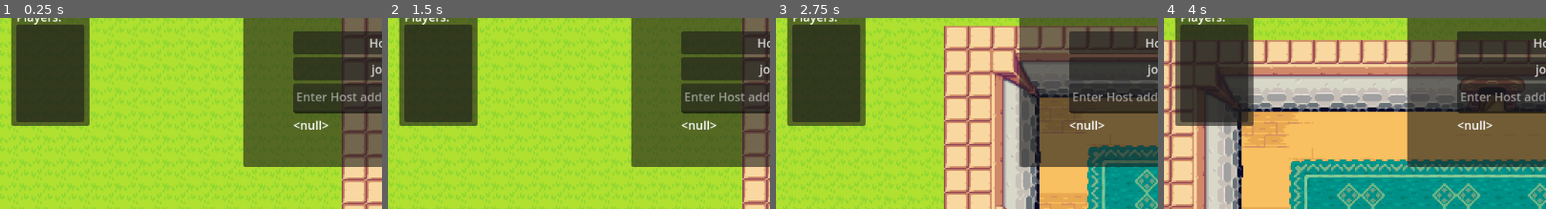
Above: before the commit, frames 1-4 (left to right).
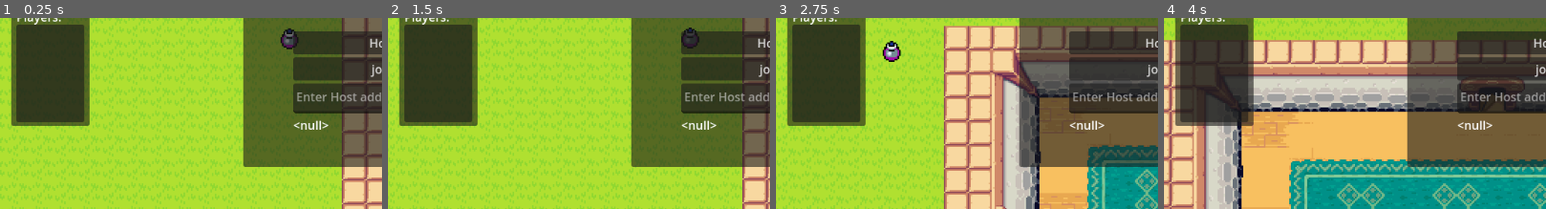
Above: after the commit, the same moments.

Repository: NavaneetKRV2004/zelda-like-Game
Game: Godot game, scene res://node_2d.tscn
The game is run twice, just before and just after one commit, with the same random seed, the same clock (stepped at 60 frames per second) and the same inputs.
Inputs (mouse positions are % of the whole screen's width and height, from its top left):
- Up to frame 1 (0.25 s): no input
- Up to frame 2 (1.5 s): click (50, 54) at 0.52 s; type "12" at 0.6 s; click "Main menu" at 1.25 s
- Up to frame 3 (2.75 s): move the mouse to (72, 45) at 2.02 s; hold D (right) from 2.03 s (still down); hold J (attack) from 2.03 s (still down); click (72, 45) at 2.17 s
- Up to frame 4 (4 s): release D (right) at 2.75 s; release J (attack) at 2.75 s; drag from (30, 55) to (45, 70) at 2.77 s; move the mouse to (60, 28) at 3.52 s; hold D (right) from 3.53 s (still down); hold J (attack) from 3.53 s (still down)
The pictures show only the part of the screen within x 0-50%, y 33-83%; the shares and areas given below are measured in that part.

The runs differ from the first frame. In frame 1, 0.4% of the frame differs, in the area x 73-78%, y 5-17%; in frame 2, 0.3%; in frame 3, 0.4%, in the area x 27-33%, y 12-23%; in frame 4, nothing differs.
Error in both runs: Invalid assignment of property or key 'text' with value of type 'Nil' on a base object of type 'Label'. (res://main.gd:24)

Commit message:
added textures

Diff:
--- /dev/null
+++ b/zelda mobile/bomb.tscn
@@ -0,0 +1,204 @@
+[gd_scene load_steps=28 format=3 uid="uid://dcr8rgb5u3ago"]
+
+[ext_resource type="Texture2D" uid="uid://b252qxr4qc8s3" path="res://textures/bomb.png" id="1_gr3ts"]
+
+[sub_resource type="AtlasTexture" id="AtlasTexture_fqbhc"]
+atlas = ExtResource("1_gr3ts")
+region = Rect2(144, 56, 48, 56)
+
+[sub_resource type="AtlasTexture" id="AtlasTexture_s1vyq"]
+atlas = ExtResource("1_gr3ts")
+region = Rect2(192, 56, 48, 56)
+
+[sub_resource type="AtlasTexture" id="AtlasTexture_7tps7"]
+atlas = ExtResource("1_gr3ts")
+region = Rect2(240, 56, 48, 56)
+
+[sub_resource type="AtlasTexture" id="AtlasTexture_db3mg"]
+atlas = ExtResource("1_gr3ts")
+region = Rect2(288, 56, 48, 56)
+
+[sub_resource type="AtlasTexture" id="AtlasTexture_pvd5g"]
+atlas = ExtResource("1_gr3ts")
+region = Rect2(336, 56, 48, 56)
+
+[sub_resource type="AtlasTexture" id="AtlasTexture_db0v7"]
+atlas = ExtResource("1_gr3ts")
+region = Rect2(384, 56, 48, 56)
+
+[sub_resource type="AtlasTexture" id="AtlasTexture_vtsmi"]
+atlas = ExtResource("1_gr3ts")
+region = Rect2(432, 56, 48, 56)
+
+[sub_resource type="AtlasTexture" id="AtlasTexture_xgbot"]
+atlas = ExtResource("1_gr3ts")
+region = Rect2(480, 56, 48, 56)
+
+[sub_resource type="AtlasTexture" id="AtlasTexture_bw7we"]
+atlas = ExtResource("1_gr3ts")
+region = Rect2(0, 0, 32, 45)
+
+[sub_resource type="AtlasTexture" id="AtlasTexture_b6tcv"]
+atlas = ExtResource("1_gr3ts")
+region = Rect2(32, 0, 32, 45)
+
+[sub_resource type="AtlasTexture" id="AtlasTexture_l7fjp"]
+atlas = ExtResource("1_gr3ts")
+region = Rect2(64, 0, 32, 45)
+
+[sub_resource type="AtlasTexture" id="AtlasTexture_ihq2n"]
+atlas = ExtResource("1_gr3ts")
+region = Rect2(96, 0, 32, 45)
+
+[sub_resource type="AtlasTexture" id="AtlasTexture_66ube"]
+atlas = ExtResource("1_gr3ts")
+region = Rect2(128, 0, 32, 45)
+
+[sub_resource type="AtlasTexture" id="AtlasTexture_f00y0"]
+atlas = ExtResource("1_gr3ts")
+region = Rect2(160, 0, 32, 45)
+
+[sub_resource type="AtlasTexture" id="AtlasTexture_cw6oh"]
+atlas = ExtResource("1_gr3ts")
+region = Rect2(192, 0, 32, 45)
+
+[sub_resource type="AtlasTexture" id="AtlasTexture_hnr84"]
+atlas = ExtResource("1_gr3ts")
+region = Rect2(224, 0, 32, 45)
+
+[sub_resource type="AtlasTexture" id="AtlasTexture_whh0r"]
+atlas = ExtResource("1_gr3ts")
+region = Rect2(256, 0, 32, 45)
+
+[sub_resource type="AtlasTexture" id="AtlasTexture_tyiln"]
+atlas = ExtResource("1_gr3ts")
+region = Rect2(288, 0, 32, 45)
+
+[sub_resource type="AtlasTexture" id="AtlasTexture_0hmvv"]
+atlas = ExtResource("1_gr3ts")
+region = Rect2(320, 0, 32, 45)
+
+[sub_resource type="AtlasTexture" id="AtlasTexture_udymq"]
+atlas = ExtResource("1_gr3ts")
+region = Rect2(352, 0, 32, 45)
+
+[sub_resource type="AtlasTexture" id="AtlasTexture_7hych"]
+atlas = ExtResource("1_gr3ts")
+region = Rect2(16, 80, 16, 16)
+
+[sub_resource type="AtlasTexture" id="AtlasTexture_suvrg"]
+atlas = ExtResource("1_gr3ts")
+region = Rect2(64, 80, 16, 16)
+
+[sub_resource type="AtlasTexture" id="AtlasTexture_6owdy"]
+atlas = ExtResource("1_gr3ts")
+region = Rect2(112, 80, 16, 16)
+
+[sub_resource type="SpriteFrames" id="SpriteFrames_hsgie"]
+animations = [{
+"frames": [{
+"duration": 1.0,
+"texture": SubResource("AtlasTexture_fqbhc")
+}, {
+"duration": 1.0,
+"texture": SubResource("AtlasTexture_s1vyq")
+}, {
+"duration": 1.0,
+"texture": SubResource("AtlasTexture_7tps7")
+}, {
+"duration": 1.0,
+"texture": SubResource("AtlasTexture_db3mg")
+}, {
+"duration": 1.0,
+"texture": SubResource("AtlasTexture_pvd5g")
+}, {
+"duration": 1.0,
+"texture": SubResource("AtlasTexture_db0v7")
+}, {
+"duration": 1.0,
+"texture": SubResource("AtlasTexture_vtsmi")
+}, {
+"duration": 1.0,
+"texture": SubResource("AtlasTexture_xgbot")
+}, {
+"duration": 1.0,
+"texture": SubResource("AtlasTexture_bw7we")
+}, {
+"duration": 1.0,
+"texture": SubResource("AtlasTexture_b6tcv")
+}, {
+"duration": 1.0,
+"texture": SubResource("AtlasTexture_l7fjp")
+}, {
+"duration": 1.0,
+"texture": SubResource("AtlasTexture_ihq2n")
+}, {
+"duration": 1.0,
+"texture": SubResource("AtlasTexture_66ube")
+}, {
+"duration": 1.0,
+"texture": SubResource("AtlasTexture_f00y0")
+}, {
+"duration": 1.0,
+"texture": SubResource("AtlasTexture_cw6oh")
+}, {
+"duration": 1.0,
+"texture": SubResource("AtlasTexture_hnr84")
+}, {
+"duration": 1.0,
+"texture": SubResource("AtlasTexture_whh0r")
+}, {
+"duration": 1.0,
+"texture": SubResource("AtlasTexture_tyiln")
+}, {
+"duration": 1.0,
+"texture": SubResource("AtlasTexture_0hmvv")
+}, {
+"duration": 1.0,
+"texture": SubResource("AtlasTexture_udymq")
+}],
+"loop": true,
+"name": &"explode",
+"speed": 16.0
+}, {
+"frames": [{
+"duration": 1.0,
+"texture": SubResource("AtlasTexture_7hych")
+}, {
+"duration": 1.0,
+"texture": SubResource("AtlasTexture_suvrg")
+}, {
+"duration": 1.0,
+"texture": SubResource("AtlasTexture_6owdy")
+}, {
+"duration": 1.0,
+"texture": SubResource("AtlasTexture_suvrg")
+}],
+"loop": true,
+"name": &"ticking",
+"speed": 5.0
+}]
+
+[sub_resource type="CircleShape2D" id="CircleShape2D_6vy0b"]
+radius = 5.0
+
+[sub_resource type="CircleShape2D" id="CircleShape2D_4bp0h"]
+radius = 34.0588
+
+[node name="bomb" type="RigidBody2D"]
+gravity_scale = 0.0
+
+[node name="AnimatedSprite2D" type="AnimatedSprite2D" parent="."]
+texture_filter = 1
+sprite_frames = SubResource("SpriteFrames_hsgie")
+animation = &"ticking"
+frame_progress = 0.687091
+
+[node name="CollisionShape2D" type="CollisionShape2D" parent="."]
+position = Vector2(0, 1)
+shape = SubResource("CircleShape2D_6vy0b")
+
+[node name="Area2D" type="Area2D" parent="."]
+
+[node name="CollisionShape2D" type="CollisionShape2D" parent="Area2D"]
+shape = SubResource("CircleShape2D_4bp0h")
--- a/zelda mobile/gui.gd
+++ b/zelda mobile/gui.gd
@@ -24,9 +24,11 @@
 		$settings/VBoxContainer/HSplitContainer/HSlider.value=2
 func _physics_process(delta):
 	if Input.is_action_pressed("zoom in"):
-		$settings/VBoxContainer/HSplitContainer/HSlider.value+=0.6*delta
+		$settings/VBoxContainer/HSplitContainer/HSlider.value+=1.2*delta
 	if Input.is_action_pressed("zoom out"):
-		$settings/VBoxContainer/HSplitContainer/HSlider.value-=0.6*delta
+		$settings/VBoxContainer/HSplitContainer/HSlider.value-=1.2*delta
+	if Input.is_action_just_pressed("fullscreen"):
+		DisplayServer.window_set_mode(0 if DisplayServer.window_get_mode()==3 else 3)
 
 
 
--- a/zelda mobile/link.gd
+++ b/zelda mobile/link.gd
@@ -4,7 +4,7 @@
 
 
 var isPlayer = true
-const SPEED =60.0
+const SPEED =100.0
 const chargeTime=1.0
 const zoomMin=0.5
 const zoomMax=4
@@ -82,7 +82,7 @@
 
 	if not is_multiplayer_authority():
 		return
-	$CanvasLayer/debug.text="Health: "+str(health)+"\nPosition: "+str(position)
+	updateDebug()
 	velocity=Vector2.ZERO
 
 	rolling=Input.is_action_pressed("roll")
@@ -176,3 +176,6 @@
 	if isPlayer:
 		$Camera2D.zoom.x=clamp(zoom,zoomMin,zoomMax)
 		$Camera2D.zoom.y=clamp(zoom,zoomMin,zoomMax)
+
+func updateDebug():
+	$CanvasLayer/debug.text="Health: "+str(health)+"\nPosition: (x:"+str(round(position.x))+" y:"+str(round(position.y))+")"
--- a/zelda mobile/link.tscn
+++ b/zelda mobile/link.tscn
@@ -740,7 +740,7 @@
 }],
 "loop": true,
 "name": &"sword_spin",
-"speed": 16.0
+"speed": 20.0
 }, {
 "frames": [{
 "duration": 1.0,
@@ -825,8 +825,8 @@
 texture_filter = 1
 position = Vector2(0, -1)
 sprite_frames = SubResource("SpriteFrames_juh8n")
-animation = &"sword_down"
-frame_progress = 0.505154
+animation = &"sword_spin"
+frame_progress = 0.0726948
 
 [node name="CollisionShape2D" type="CollisionShape2D" parent="."]
 position = Vector2(0, 5)
@@ -847,12 +847,10 @@
 
 [node name="debug" type="Label" parent="CanvasLayer"]
 texture_filter = 2
-offset_left = 848.0
-offset_top = 5.0
-offset_right = 1017.0
-offset_bottom = 111.0
+offset_top = 399.0
+offset_right = 169.0
+offset_bottom = 505.0
 text = "Debug"
-horizontal_alignment = 2
 
 [node name="healthbar" parent="CanvasLayer" instance=ExtResource("5_0e6gr")]
 
--- a/zelda mobile/node_2d.tscn
+++ b/zelda mobile/node_2d.tscn
@@ -6,6 +6,7 @@
 [ext_resource type="PackedScene" uid="uid://csv35bdkxpe7r" path="res://virtual_joystick.tscn" id="3_5vans"]
 [ext_resource type="Texture2D" uid="uid://bkvmydfn5saxg" path="res://textures/joystick_tip.png" id="4_jccm4"]
 [ext_resource type="Script" path="res://mainMenuCamera.gd" id="6_rhts8"]
+[ext_resource type="PackedScene" uid="uid://dcr8rgb5u3ago" path="res://bomb.tscn" id="7_suce5"]
 
 [sub_resource type="Curve2D" id="Curve2D_36lvd"]
 _data = {
@@ -223,6 +224,9 @@
 [node name="mmcam" type="Camera2D" parent="Path2D/PathFollow2D"]
 zoom = Vector2(2, 2)
 script = ExtResource("6_rhts8")
+
+[node name="bomb" parent="." instance=ExtResource("7_suce5")]
+position = Vector2(-67, 1)
 
 [connection signal="child_entered_tree" from="." to="gui" method="updatePlayersList"]
 [connection signal="child_entered_tree" from="." to="Path2D/PathFollow2D/mmcam" method="_on_node_2d_child_entered_tree"]
--- a/zelda mobile/project.godot
+++ b/zelda mobile/project.godot
@@ -24,6 +24,12 @@
 
 [input]
 
+ui_accept={
+"deadzone": 0.5,
+"events": [Object(InputEventKey,"resource_local_to_scene":false,"resource_name":"","device":0,"window_id":0,"alt_pressed":false,"shift_pressed":false,"ctrl_pressed":false,"meta_pressed":false,"pressed":false,"keycode":4194309,"physical_keycode":0,"key_label":0,"unicode":4194309,"echo":false,"script":null)
+, Object(InputEventKey,"resource_local_to_scene":false,"resource_name":"","device":0,"window_id":0,"alt_pressed":false,"shift_pressed":false,"ctrl_pressed":false,"meta_pressed":false,"pressed":false,"keycode":4194310,"physical_keycode":0,"key_label":0,"unicode":4194310,"echo":false,"script":null)
+]
+}
 ui_left={
 "deadzone": 0.5,
 "events": [Object(InputEventKey,"resource_local_to_scene":false,"resource_name":"","device":0,"window_id":0,"alt_presse …(187 unchanged characters)…
@@ -119,6 +125,11 @@
 , Object(InputEventKey,"resource_local_to_scene":false,"resource_name":"","device":-1,"window_id":0,"alt_pressed":false,"shift_pressed":false,"ctrl_pressed":false,"meta_pressed":false,"pressed":false,"keycode":0,"physical_keycode":4194322,"key_label":0,"unicode":0,"echo":false,"script":null)
 ]
 }
+fullscreen={
+"deadzone": 0.5,
+"events": [Object(InputEventKey,"resource_local_to_scene":false,"resource_name":"","device":-1,"window_id":0,"alt_pressed":false,"shift_pressed":false,"ctrl_pressed":false,"meta_pressed":false,"pressed":false,"keycode":0,"physical_keycode":4194342,"key_label":0,"unicode":0,"echo":false,"script":null)
+]
+}
 
 [input_devices]
 
Not shown: 1 places in zelda mobile/node_2d.tscn that only renumber resources
Binary file added: zelda mobile/textures/bomb.png
Not shown, added: zelda mobile/textures/bomb.png.import
